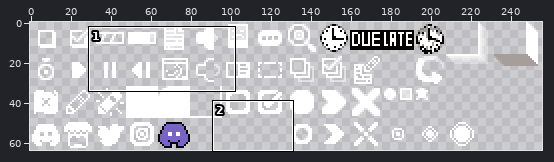
Pixel-art file -- assets/gui_icons.aseprite. The first picture is a wide view before the edit; the outline marks the close-up.
Close-up. As it was:
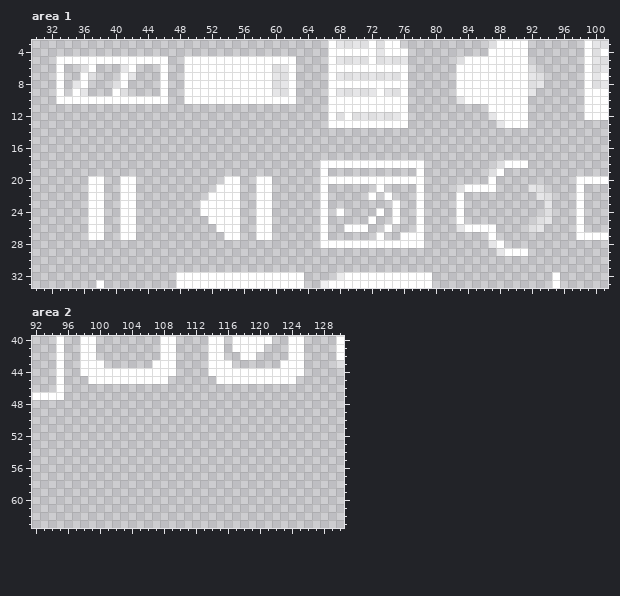
256x64 pixels, 1 frame. Colours within 5 levels of each other are drawn and written as one. Shown: area 1: x 30..101, y 3..33; area 2: x 92..130, y 40..63.
The result:
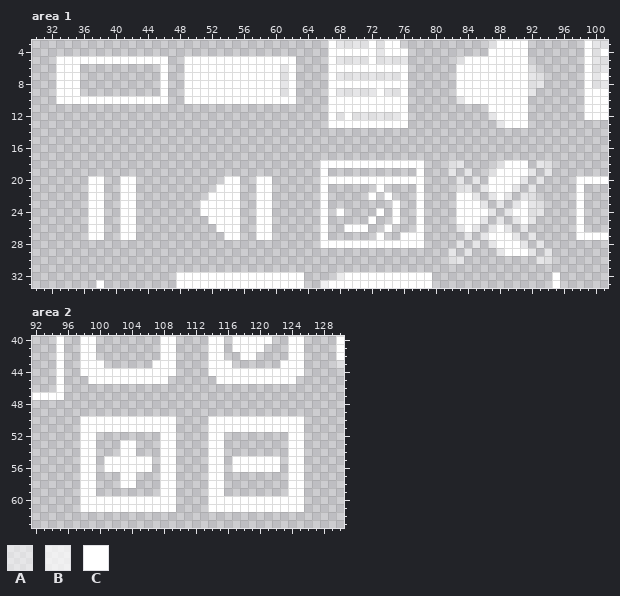
Palette (. is transparent): A #ffffff80  B #ffffffb5  C #ffffff
Change:
Changed rows in their new state; - is an unchanged pixel.
Area 1:
first column x 34:
 6 CC..---..-----------------C
 7 CC..---..-----------------C
 8 CC.---..------------------C
 9 C-.---..------------------C
first column x 82:
18 AA---------AA
19 A-A----CCCA-A
20 -A-A--CCCA-A-
21 --A.A-CCA--.-
22 --CA-ACA-AA..
23 --CCA-A-ACAA.
24 --CCCA-ACCAA.
25 --CCA-A-ACA..
26 ---A.ACA-A..-
27 --A-A-CCA-A--
28 -A-A---CCA-A-
29 A-A-------A-A
30 AA---------AA
Area 2:
first column x 98:
50 CCCCCCCCCCCC----CCCCCCCCCCCC
51 CCCCCCCCCCCC----CCCCCCCCCCCC
52 CC--------CC----CC--------CC
53 CC---CC---CC----CC--------CC
54 CC---CC---CC----CC--------CC
55 CC-CCCCCC-CC----CC-CCCCCC-CC
56 CC-CCCCCC-CC----CC-CCCCCC-CC
57 CC---CC---CC----CC--------CC
58 CC---CC---CC----CC--------CC
59 CC--------CC----CC--------CC
60 CCCCCCCCCCCC----CCCCCCCCCCCC
61 CCCCCCCCCCCC----CCCCCCCCCCCC
